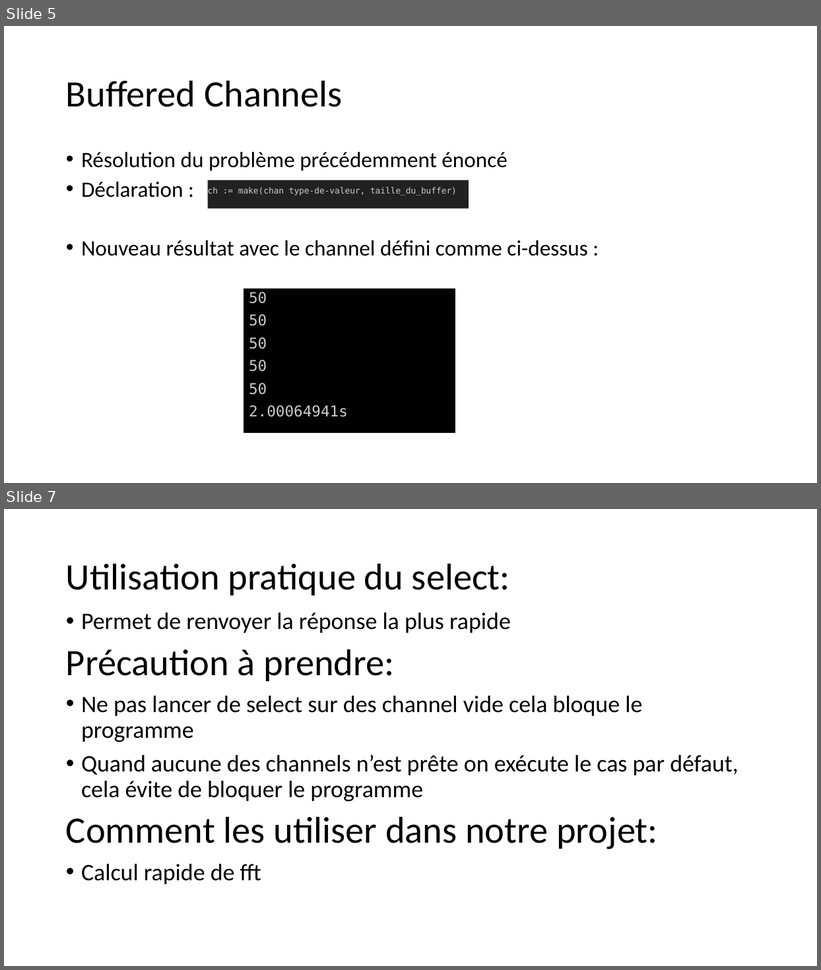
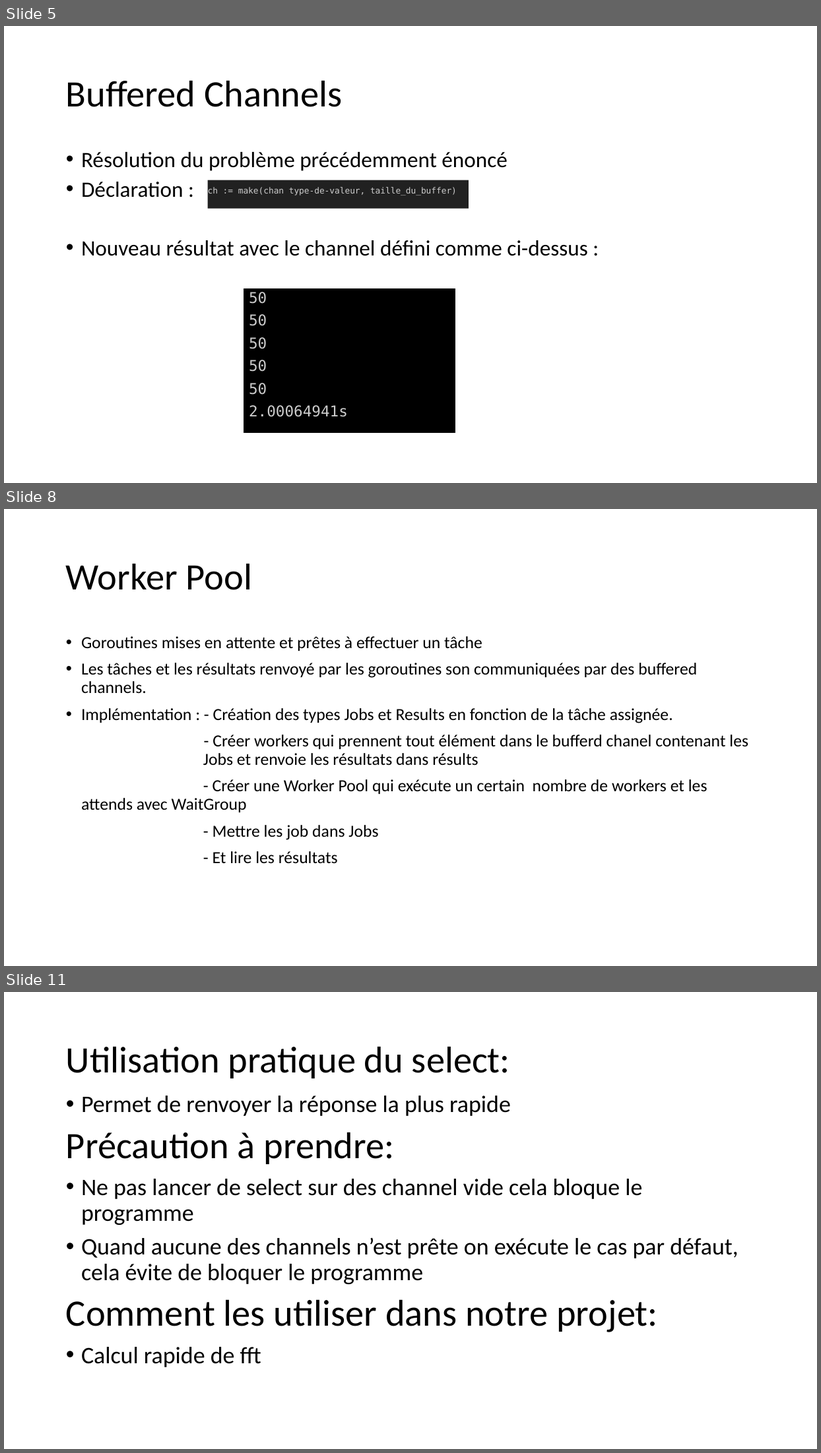
Before and after one commit to aykis/CODEV-GO, a slide deck: Presentation Channels.pptx. Shown one above the other, each under a label of ours: slides 5 and 7 before the commit, slides 5, 8 and 11 after it; the slides between them are not shown. The pictures are 821x970 and 821x1453 pixels, drawn with LibreOffice and Linux fonts; fonts in the diff are those of the drawing. Boxes give left, top, right and bottom in pixels: in the first picture for what was removed or moved away, otherwise in the second. Text is boxed around its words. In the diff, an @@ line names an element or a change of style, - is before the commit and + after.

```diff
--- a/Presentation Channels.pptx
+++ b/Presentation Channels.pptx
@@ slide 8 added at (x1=4, y1=509, x2=817, y2=966), background #FFFFFF @@
@@ title added at (x1=66, y1=563, x2=252, y2=590), 44 pt, text #000000 @@
+Worker Pool
@@ text added at (x1=81, y1=636, x2=748, y2=864), 20 pt, text #000000 @@
+• Goroutines mises en attente et prêtes à effectuer un tâche
+• Les tâches et les résultats renvoyé par les goroutines son communiquées par des buffered channels.
+• Implémentation : - Création des types Jobs et Results en fonction de la tâche assignée.
+- Créer workers qui prennent tout élément dans le bufferd chanel contenant les Jobs et renvoie les résultats dans résults
+- Créer une Worker Pool qui exécute un certain nombre de workers et les attends avec WaitGroup
+- Mettre les job dans Jobs
+- Et lire les résultats
@@ what was slide 7 is now slide 11 @@
```
Also in this commit, not shown: 4 slides changed, 3 other slides added.
